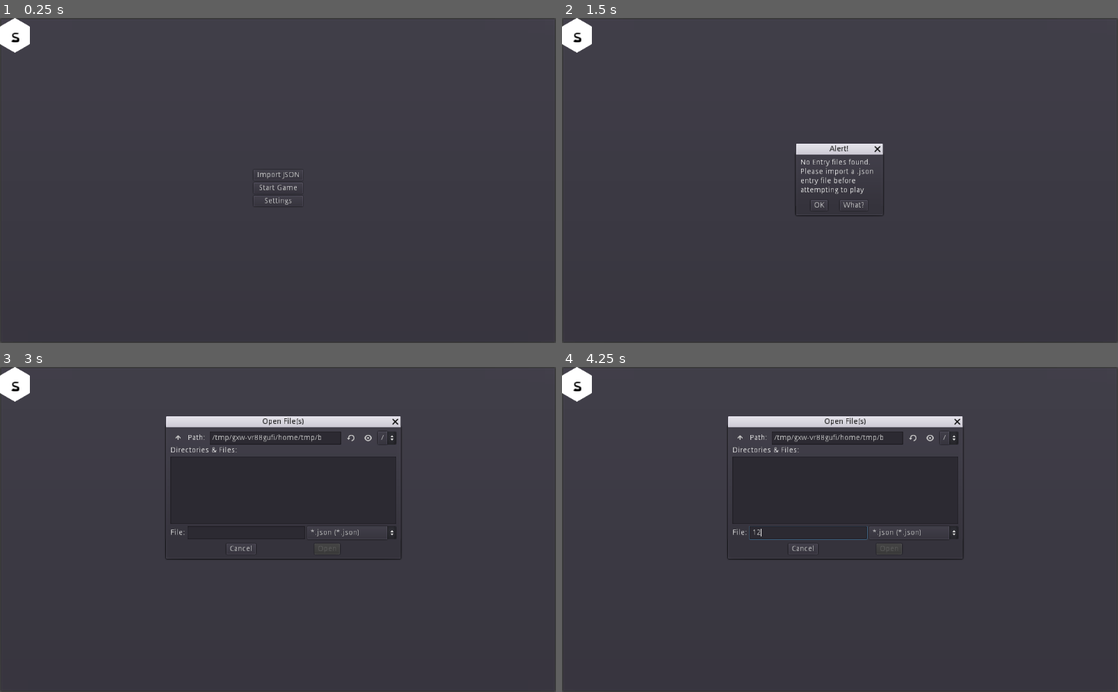
Above: before the commit, frames 1-4 (two rows, left to right).
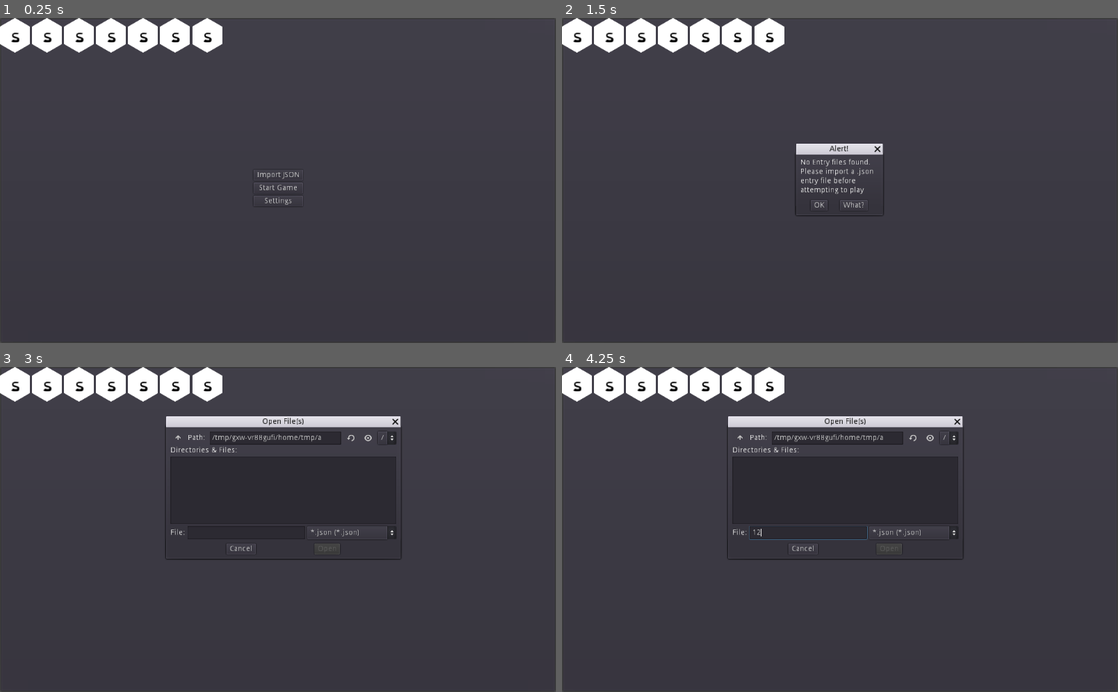
Above: after the commit, the same moments.

Repository: zacryol/spindle-of-serendipity
Game: Godot game, scene res://game/menus/MainMenu.tscn
Two runs of this game, one before a commit and one after it. Both use one fixed random seed, a clock stepped at 60 frames per second and the inputs below.
Inputs (mouse positions are in pixels of both pictures, inside the frame that each line leads up to):
- Up to frame 1 (0.25 s): no input
- Up to frame 2 (1.5 s): click "Start Game" at 0.5 s; click "Start Game" at 1.25 s
- Up to frame 3 (3 s): click "OK" at 2 s; click "Import JSON" at 2.75 s
- Up to frame 4 (4.25 s): click (806, 532) at 3.52 s; type "12" at 3.6 s

The runs differ from the first frame. In frame 1, 2.6% of the frame differs, in the area x 5-40%, y 0-11%; in frame 2, 2.6%; in frame 3, 2.6%, in the area x 5-58%, y 0-23%; in frame 4, 2.6%.

Commit message:
Title hex scripting

Diff:
--- a/game/menus/MainMenu.tscn
+++ b/game/menus/MainMenu.tscn
@@ -1,14 +1,7 @@
-[gd_scene load_steps=5 format=2]
+[gd_scene load_steps=3 format=2]
 
 [ext_resource path="res://game/menus/MainMenu.gd" type="Script" id=1]
-[ext_resource path="res://tex/hex-tile.png" type="Texture" id=2]
-[ext_resource path="res://tex/OpenDyslexic-Regular.otf" type="DynamicFontData" id=3]
-
-[sub_resource type="DynamicFont" id=1]
-size = 32
-use_mipmaps = true
-use_filter = true
-font_data = ExtResource( 3 )
+[ext_resource path="res://tex/title/TitleHex.tscn" type="PackedScene" id=2]
 
 [node name="MainMenu" type="Control"]
 anchor_right = 1.0
@@ -89,27 +82,31 @@
 margin_right = 40.0
 margin_bottom = 40.0
 
-[node name="TextureRect" type="TextureRect" parent="Title/HBoxContainer"]
-margin_right = 55.0
-margin_bottom = 64.0
-texture = ExtResource( 2 )
+[node name="TitleHex" parent="Title/HBoxContainer" instance=ExtResource( 2 )]
 
-[node name="Label" type="Label" parent="Title/HBoxContainer/TextureRect"]
-self_modulate = Color( 0, 0, 0, 1 )
-anchor_left = 0.5
-anchor_top = 0.5
-anchor_right = 0.5
-anchor_bottom = 0.5
-margin_left = -20.0
-margin_top = -29.5
-margin_right = 20.0
-margin_bottom = 29.5
-custom_fonts/font = SubResource( 1 )
-text = "s"
-align = 1
-__meta__ = {
-"_edit_use_anchors_": false
-}
+[node name="TitleHex2" parent="Title/HBoxContainer" instance=ExtResource( 2 )]
+margin_left = 59.0
+margin_right = 114.0
+
+[node name="TitleHex3" parent="Title/HBoxContainer" instance=ExtResource( 2 )]
+margin_left = 118.0
+margin_right = 173.0
+
+[node name="TitleHex4" parent="Title/HBoxContainer" instance=ExtResource( 2 )]
+margin_left = 177.0
+margin_right = 232.0
+
+[node name="TitleHex5" parent="Title/HBoxContainer" instance=ExtResource( 2 )]
+margin_left = 236.0
+margin_right = 291.0
+
+[node name="TitleHex6" parent="Title/HBoxContainer" instance=ExtResource( 2 )]
+margin_left = 295.0
+margin_right = 350.0
+
+[node name="TitleHex7" parent="Title/HBoxContainer" instance=ExtResource( 2 )]
+margin_left = 354.0
+margin_right = 409.0
 [connection signal="pressed" from="VBoxContainer/ImportButton" to="." method="_on_ImportButton_pressed"]
 [connection signal="pressed" from="VBoxContainer/StartButton" to="." method="_on_StartButton_pressed"]
 [connection signal="pressed" from="VBoxContainer/Settings" to="." method="_on_Settings_pressed"]
--- /dev/null
+++ b/tex/title/TitleHex.gd
@@ -0,0 +1,11 @@
+tool
+extends TextureRect
+
+export var text: String setget set_text
+
+func _ready():
+	pass
+
+
+func set_text(tex: String):
+	$Label.text = tex.substr(0, 1)
--- a/tex/title/TitleHex.tscn
+++ b/tex/title/TitleHex.tscn
@@ -1,7 +1,8 @@
-[gd_scene load_steps=4 format=2]
+[gd_scene load_steps=5 format=2]
 
 [ext_resource path="res://tex/hex-tile.png" type="Texture" id=1]
 [ext_resource path="res://tex/OpenDyslexic-Regular.otf" type="DynamicFontData" id=2]
+[ext_resource path="res://tex/title/TitleHex.gd" type="Script" id=3]
 
 [sub_resource type="DynamicFont" id=1]
 size = 32
@@ -13,6 +14,10 @@
 margin_right = 55.0
 margin_bottom = 64.0
 texture = ExtResource( 1 )
+script = ExtResource( 3 )
+__meta__ = {
+"_edit_use_anchors_": false
+}
 
 [node name="Label" type="Label" parent="."]
 self_modulate = Color( 0, 0, 0, 1 )
